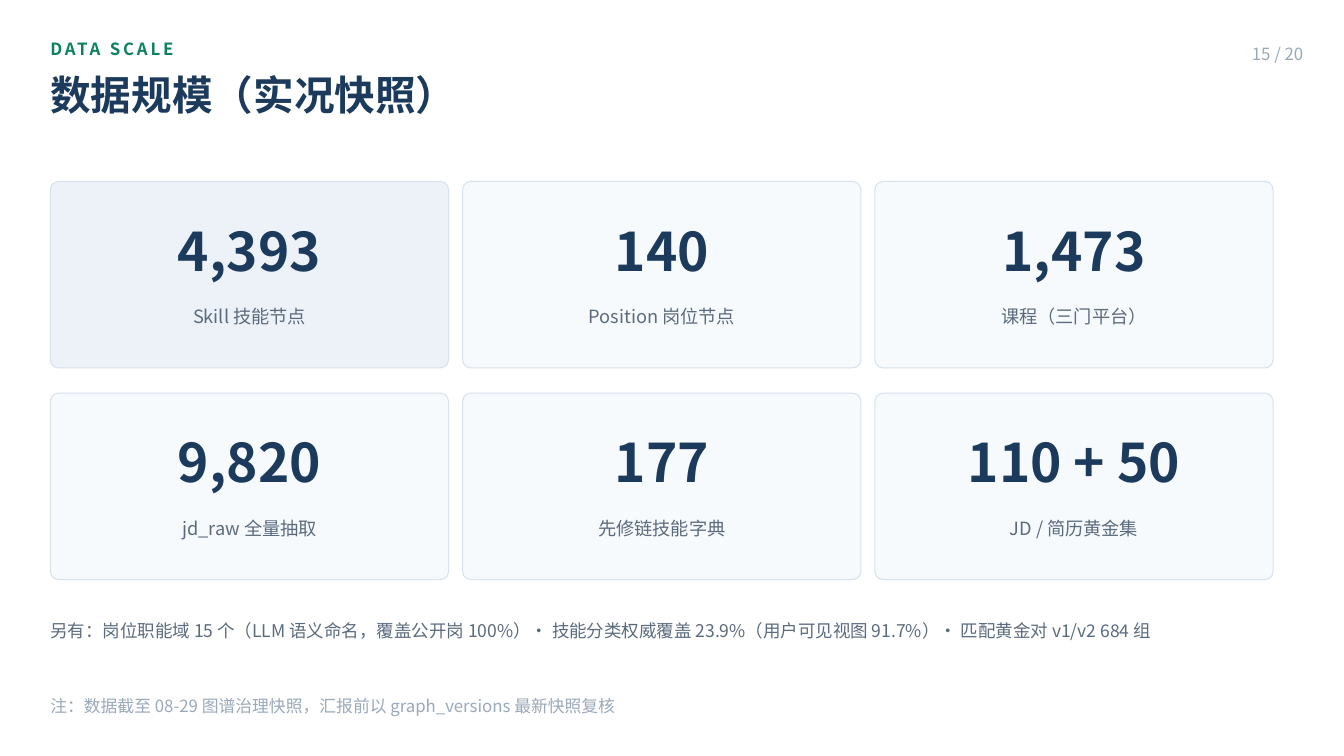
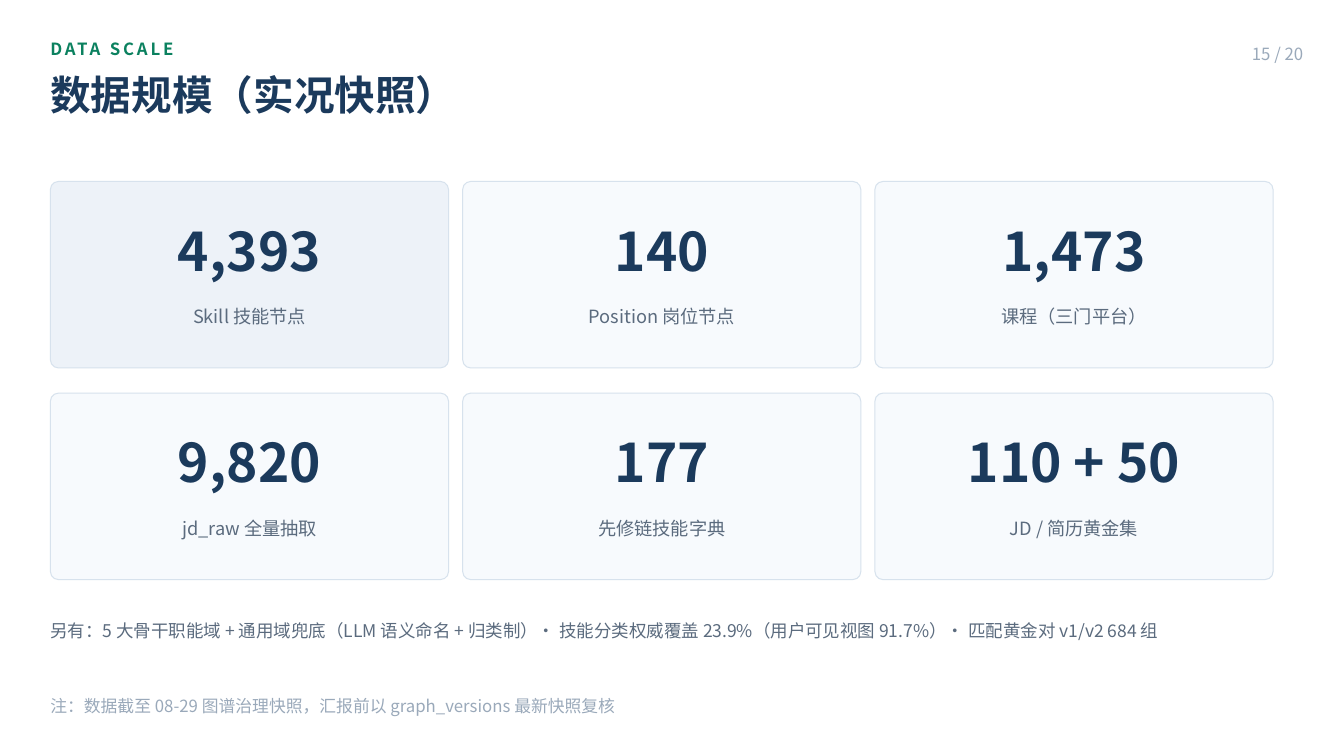
Before and after one commit to Sanksu/zhigang-compass, a slide deck: slide 15 of docs/m5/智岗罗盘_答辩PPT_终稿.pptx. Drawn at 1344x756 pixels with LibreOffice and Linux fonts; fonts in the diff are those of the drawing. Boxes give left, top, right and bottom in pixels: in the first picture for what was removed or moved away, otherwise in the second. Text is boxed around its words. In the diff, an @@ line names an element or a change of style, - is before the commit and + after.

Commit message:
docs(m5): 09-01 终稿口径同步——评测数字/三视图/骨干职能域对齐 + 视频/PPT 产物更新
- build_final.js / generate_video.py / 演示脚本两稿：JD 解析 aligned F1 0.9629→0.9632（110 条 gold 三跑中位）、raw 0.8825→0.8865、匹配 Acc 0.8906→0.9141（384 对黄金集 · Top-3 命中 100%）、简历解析 0.988→0.987（50 条 · 零幻觉误报）
- 叙事对齐已落地治理：四视图→三视图（08-29 视图收敛）、15 岗位职能域→5 大骨干职能域+通用域兜底（08-31 归类制治理）
- 二进制产物随脚本重建：答辩 PPT 终稿、初审演示视频（含 bgm/faded 重导出）、20 张分镜截图、封面/收尾底图

```diff
--- a/docs/m5/智岗罗盘_答辩PPT_终稿.pptx
+++ b/docs/m5/智岗罗盘_答辩PPT_终稿.pptx
@@ text at (50, 622, 1159, 640): text changed @@
-另有：岗位职能域 15 个（LLM 语义命名，覆盖公开岗 100%）· 技能分类权威覆盖 23.9%（用户可见视图 91.7%）· 匹配黄金对 v1/v2 684 组
+另有：5 大骨干职能域 + 通用域兜底（LLM 语义命名 + 归类制）· 技能分类权威覆盖 23.9%（用户可见视图 91.7%）· 匹配黄金对 v1/v2 684 组
```
Also in this commit, not shown: 7 other slides changed, 31 other files.
